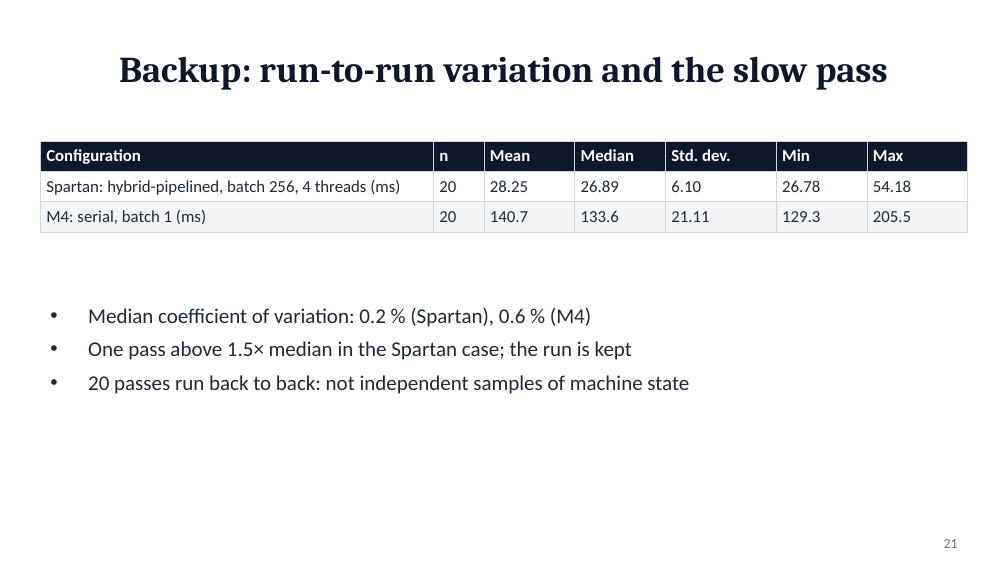
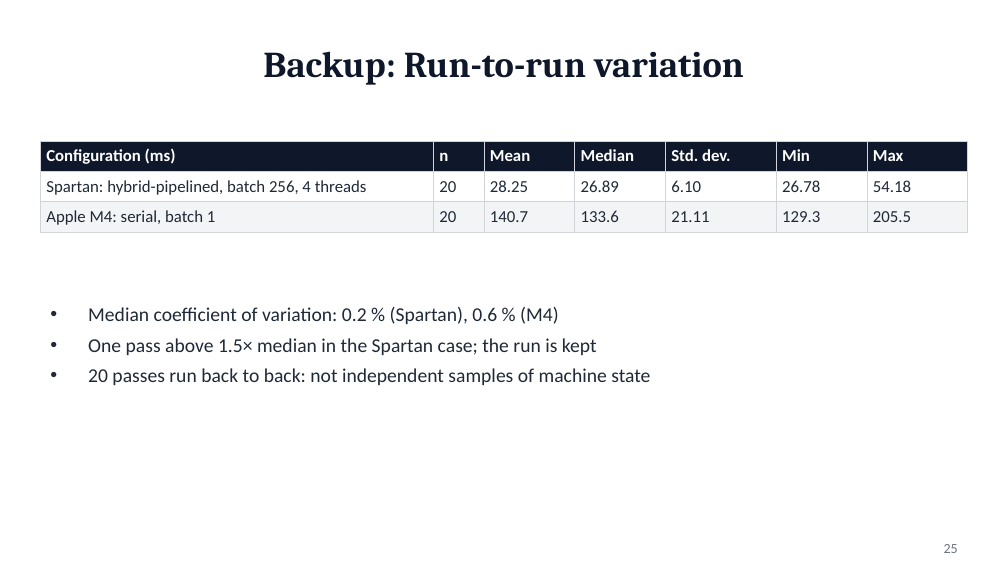
Before and after one commit to SUNNIHITHreddy-INDURU/cs259-hybrid-cpu-gpu-deep-learning, a slide deck: slide 25 of presentation/CS259_Hybrid_CPU_GPU_Induru.pptx (slide 21 before the commit). Drawn at 1008x567 pixels with LibreOffice and Linux fonts; fonts in the diff are those of the drawing. Boxes give left, top, right and bottom in pixels: in the first picture for what was removed or moved away, otherwise in the second. Text is boxed around its words. In the diff, an @@ line names an element or a change of style, - is before the commit and + after.

```diff
--- a/presentation/CS259_Hybrid_CPU_GPU_Induru.pptx
+++ b/presentation/CS259_Hybrid_CPU_GPU_Induru.pptx
@@ title at bbox=[263, 51, 744, 85]: text changed @@
-Backup: run-to-run variation and the slow pass
+Backup: Run-to-run variation
@@ table at bbox=[40, 141, 968, 242] @@
-row 1, column 1: Configuration
+row 1, column 1: Configuration (ms)
-row 2, column 1: Spartan: hybrid-pipelined, batch 256, 4 threads (ms)
+row 2, column 1: Spartan: hybrid-pipelined, batch 256, 4 threads
-row 3, column 1: M4: serial, batch 1 (ms)
+row 3, column 1: Apple M4: serial, batch 1
@@ text "Median coefficient of variation: 0.2 ..." at bbox=[88, 307, 650, 385]: size 15 to 14 pt; less space between paragraphs @@
@@ page number removed at bbox=[944, 539, 958, 548] @@
-21
@@ page number added at bbox=[944, 544, 958, 553], 10 pt, text #6B7280 @@
+25
```
Also in this commit, not shown: 13 other slides changed, 14 slides added, 8 slides removed, 11 other files.
